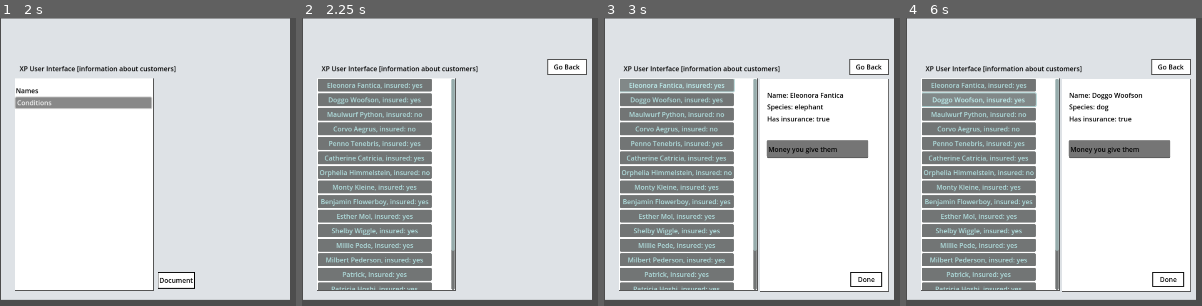
Above: before the commit, frames 1-4 (left to right).
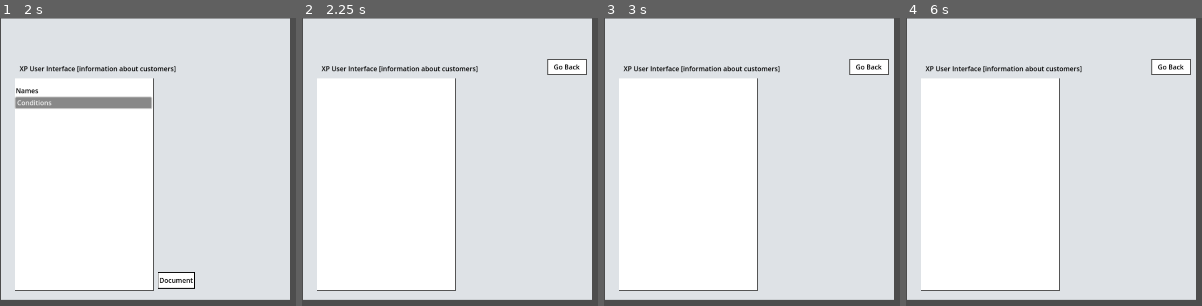
Above: after the commit, the same moments.

Repository: AgonGuri/vacation_please
Game: Godot game, scene res://scenes/pc_ui.tscn
Same seed, same stepped clock (60 frames per second), same inputs: the game is played once before the commit and once after it.
Inputs (mouse positions are in pixels of both pictures, inside the frame that each line leads up to):
- Up to frame 1 (2 s): click "Document" at 0.5 s; click "Conditions" at 1.25 s
- Up to frame 2 (2.25 s): click "Names" at 2 s
- Up to frame 3 (3 s): click (678, 84) at 2.75 s, where only the run before the commit has a clickable "Eleonora Fantica, insured: yes"
- Up to frame 4 (6 s): click (1169, 280) at 3.5 s, where only the run before the commit has a clickable "Done"; click (988, 101) at 4.25 s, where only the run before the commit has a clickable "Conditions"; click (988, 90) at 5 s, where only the run before the commit has a clickable "Names"; click (980, 98) at 5.75 s, where only the run before the commit has a clickable "Doggo Woofson, insured: yes"

Frame 1 is identical in both runs. In frame 2, 27% of the frame differs, in the area x 5-52%, y 21-95%; in frame 3, 59%; in frame 4, 59%, in the area x 5-97%, y 21-96%.
Error after the commit: Parse Error: Function "next_customer" has the same name as a previously declared function. (res://scripts/global.gd:81)

Commit message:
new customer

Diff:
--- a/scenes/main_layout.tscn
+++ b/scenes/main_layout.tscn
@@ -23,7 +23,6 @@
 texture = ExtResource("1_4lhwc")
 
 [node name="MainUI" parent="." instance=ExtResource("8_4m2lt")]
-anchors_preset = 15
 offset_left = 1088.0
 offset_top = 139.0
 offset_right = 1782.0
--- a/scripts/global.gd
+++ b/scripts/global.gd
@@ -10,7 +10,7 @@
 
 func _ready():
 	load_and_randomize_clients()
-	#new_customer()
+	next_customer()
 
 func load_and_randomize_clients():
 	var folder_path = "res://scripts/customers/"  # Change this to your folder
@@ -54,20 +54,21 @@
 		customer.price
 	])
 
-#func new_customer():
-	#if current_customer == last_customer:
-		#end_game()
-	#else:
-		#current_customer += 1
+func next_customer():
+	if current_customer == last_customer:
+		end_game()
+	else:
+		current_customer += 1
 		#start_customer(current_customer)
-		#
-	#
+
+
 #func start_customer(customer):
 	#print(client_dict[customer].name)
 	##play animation and sound
 	##Load UI with relevant information
 	##Load corresponding LLM Text
 	#pass
+
 func get_all_customers_ordered() -> Array:
 	return clean_dict.values()
 
--- a/scripts/main_layout.gd
+++ b/scripts/main_layout.gd
@@ -3,11 +3,20 @@
 
 @onready var catalogue = $catalogue
 
+var current_customer
+
 # Called when the node enters the scene tree for the first time.
+
 func _ready() -> void:
 	var instance = load("res://scenes/AI Message.tscn").instantiate()
 	add_child(instance)
+	new_customer()
 	pass # Replace with function body.
+
+func new_customer():
+	Global.next_customer()
+	current_customer = Global.client_dict[Global.current_customer]
+	pass
 
 
 # Called every frame. 'delta' is the elapsed time since the previous frame.
